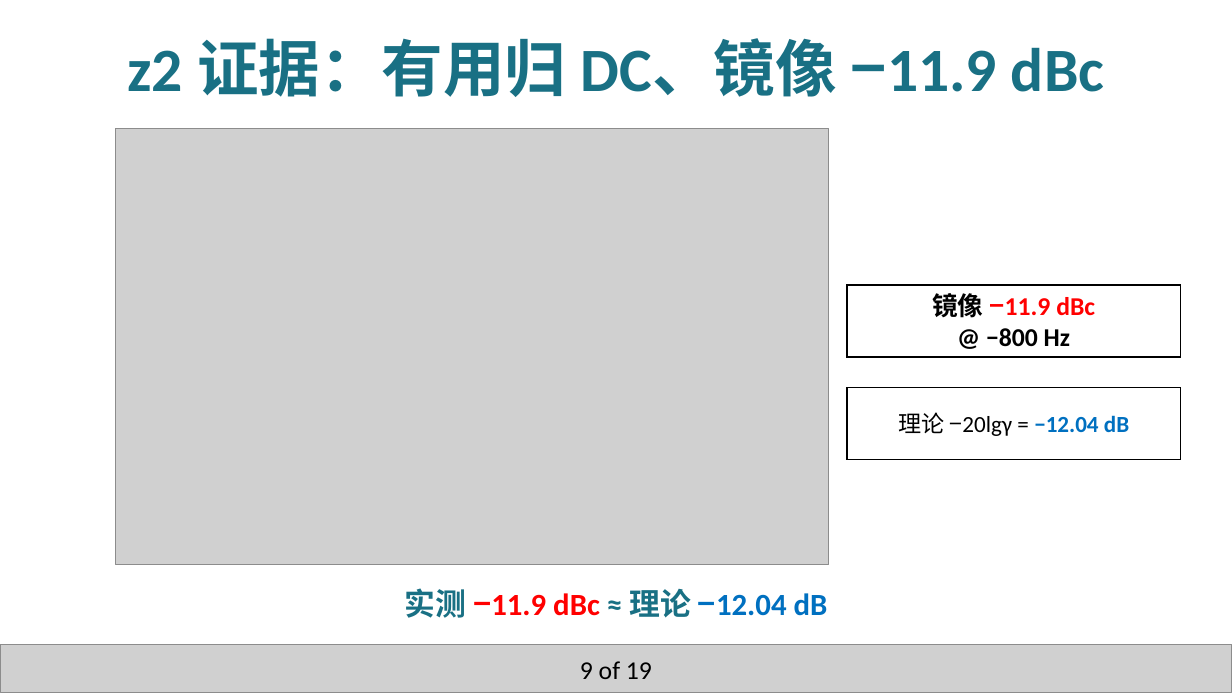
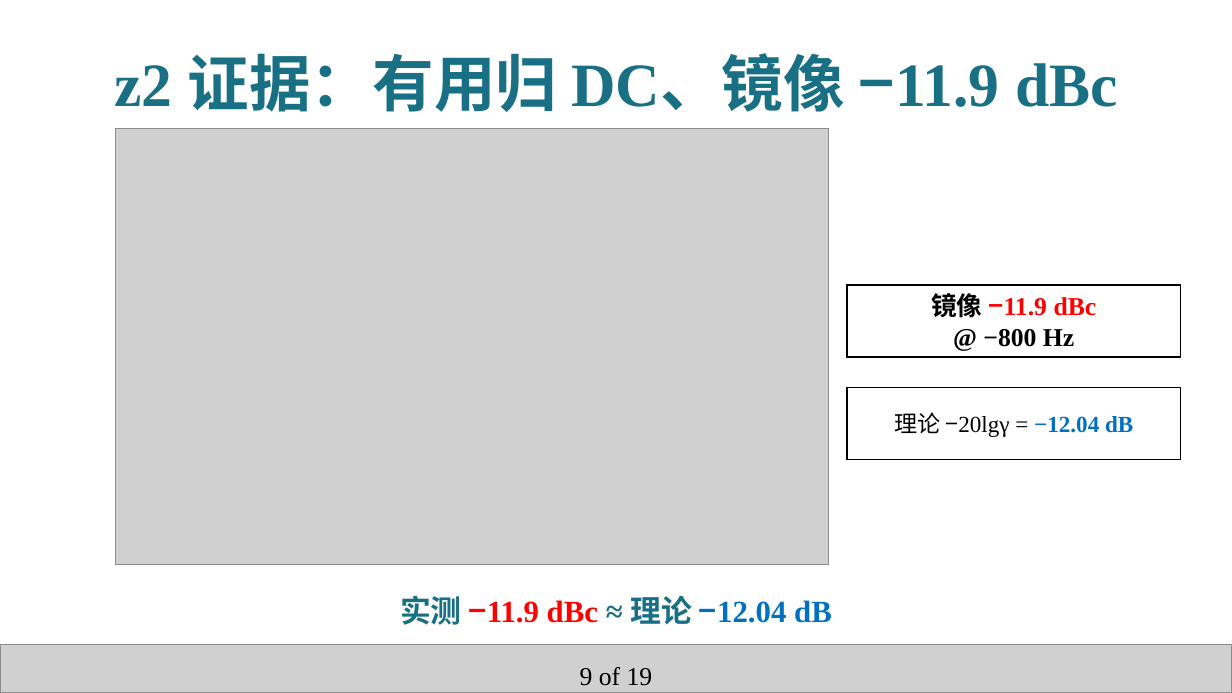
Before and after one commit to Lway-ai/ppt-team, a slide deck: slide 10 of examples/fm_iq_receiver_rmo01a/FM_IQ_Receiver_RFIC2024.pptx. Drawn at 1232x693 pixels with LibreOffice and Linux fonts; fonts in the diff are those of the drawing; grey boxes stand for pictures. Boxes give left, top, right and bottom in pixels: in the first picture for what was removed or moved away, otherwise in the second. Text is boxed around its words. In the diff, an @@ line names an element or a change of style, - is before the commit and + after.

```diff
--- a/examples/fm_iq_receiver_rmo01a/FM_IQ_Receiver_RFIC2024.pptx
+++ b/examples/fm_iq_receiver_rmo01a/FM_IQ_Receiver_RFIC2024.pptx
@@ rectangle "镜像 −11.9 dBc" at (848, 285, 1181, 357): font Calibri to Times New Roman @@
@@ rectangle "理论 −20lgγ = −12.04 dB" at (848, 387, 1181, 459): font Calibri to Times New Roman @@
@@ font Calibri to Times New Roman; line spacing 1 to 1.2; more space between paragraphs in 3 elements at (114, 53, 1118, 112), (580, 667, 653, 686), (400, 595, 832, 625) @@
```
Also in this commit, not shown: 18 other slides changed, 25 other files.
